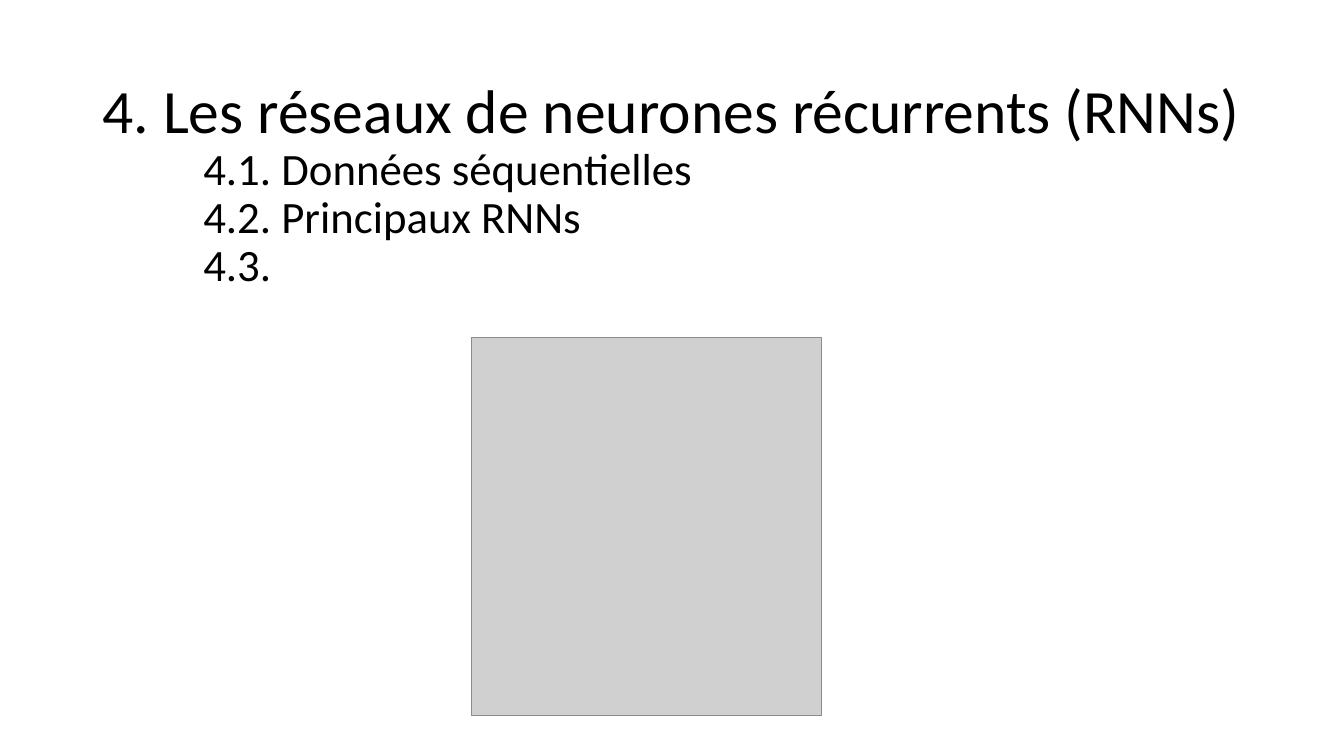
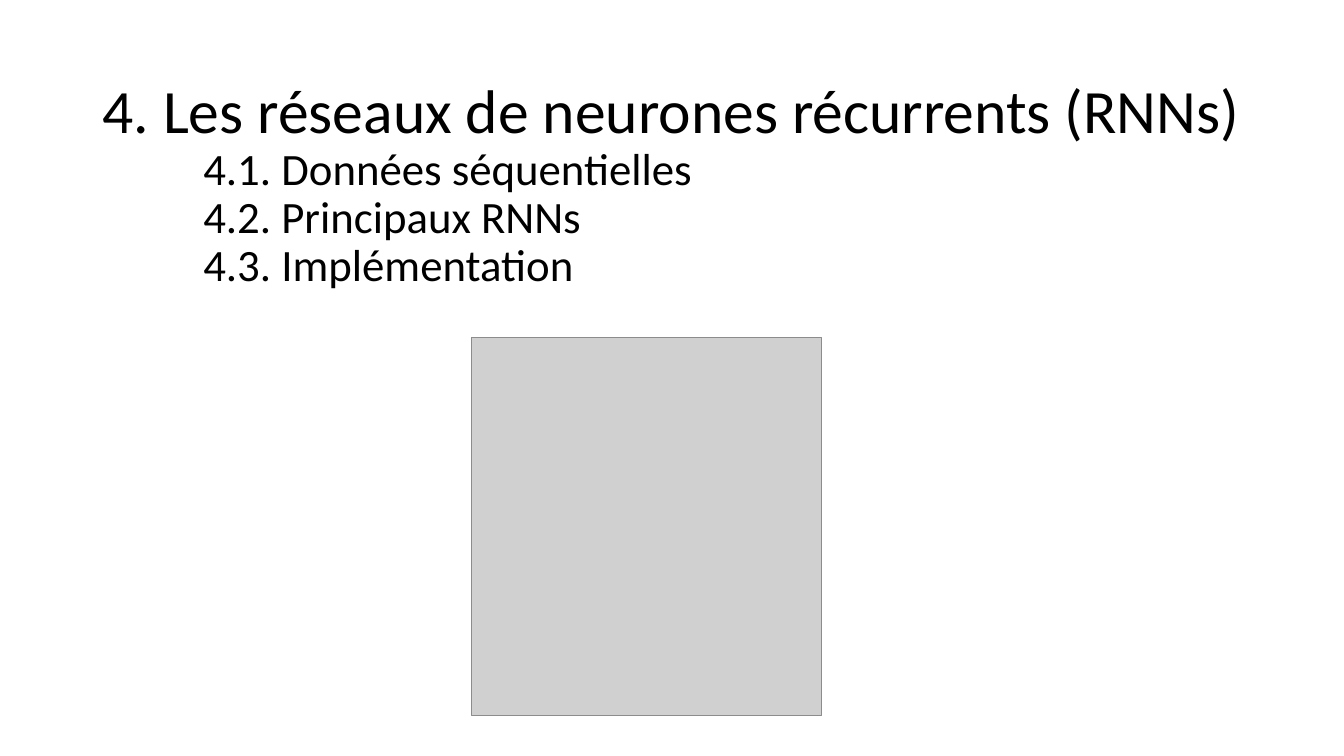
Before and after one commit to jolindien-git/jolindien-git.github.io, a slide deck: slide 33 of Intelligence Artificielle et Analyse de donnees.pptx. Drawn at 1344x756 pixels with LibreOffice and Linux fonts; fonts in the diff are those of the drawing; grey boxes stand for pictures. Boxes give left, top, right and bottom in pixels: in the first picture for what was removed or moved away, otherwise in the second. Text is boxed around its words. In the diff, an @@ line names an element or a change of style, - is before the commit and + after.

```diff
--- a/Intelligence Artificielle et Analyse de donnees.pptx
+++ b/Intelligence Artificielle et Analyse de donnees.pptx
@@ title at <box>102,88,1239,289</box>: text changed @@
-4. Les réseaux de neurones récurrents (RNNs)
-4.1. Données séquentielles
-4.2. Principaux RNNs
-4.3.
+4. Les réseaux de neurones récurrents (RNNs)
+4.1. Données séquentielles
+4.2. Principaux RNNs
+4.3. Implémentation
```
Also in this commit, not shown: 1 other slide changed, 4 slides added, 1 slide removed, 1 other file.
